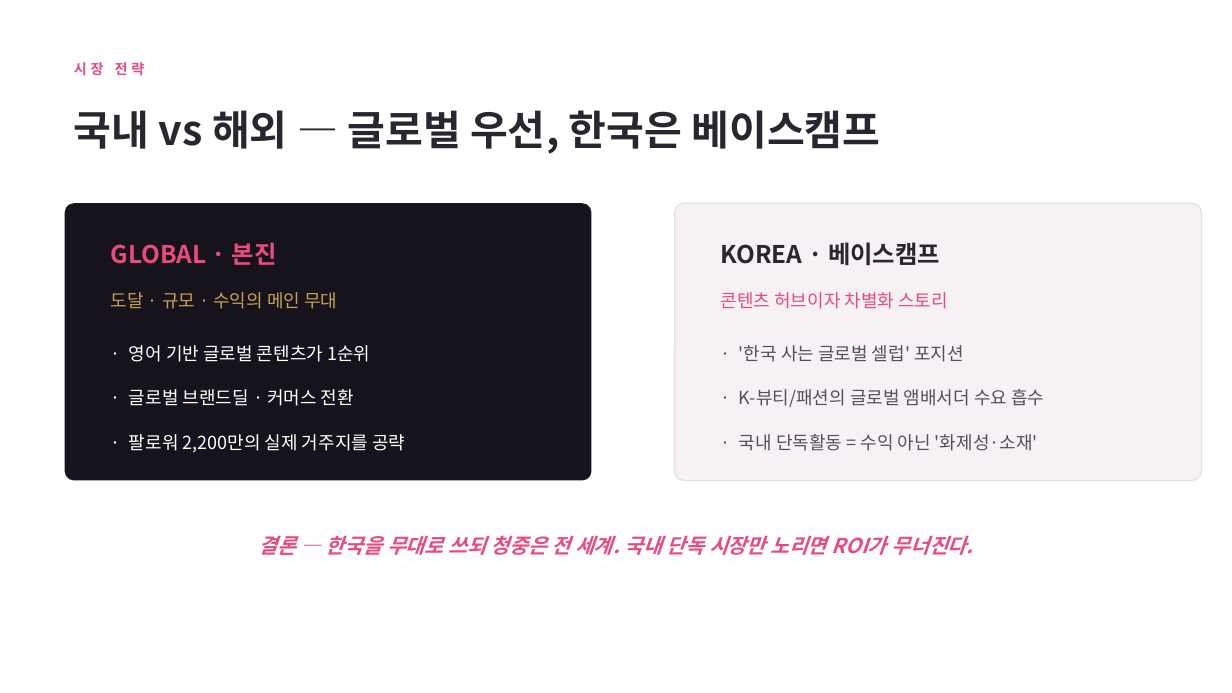
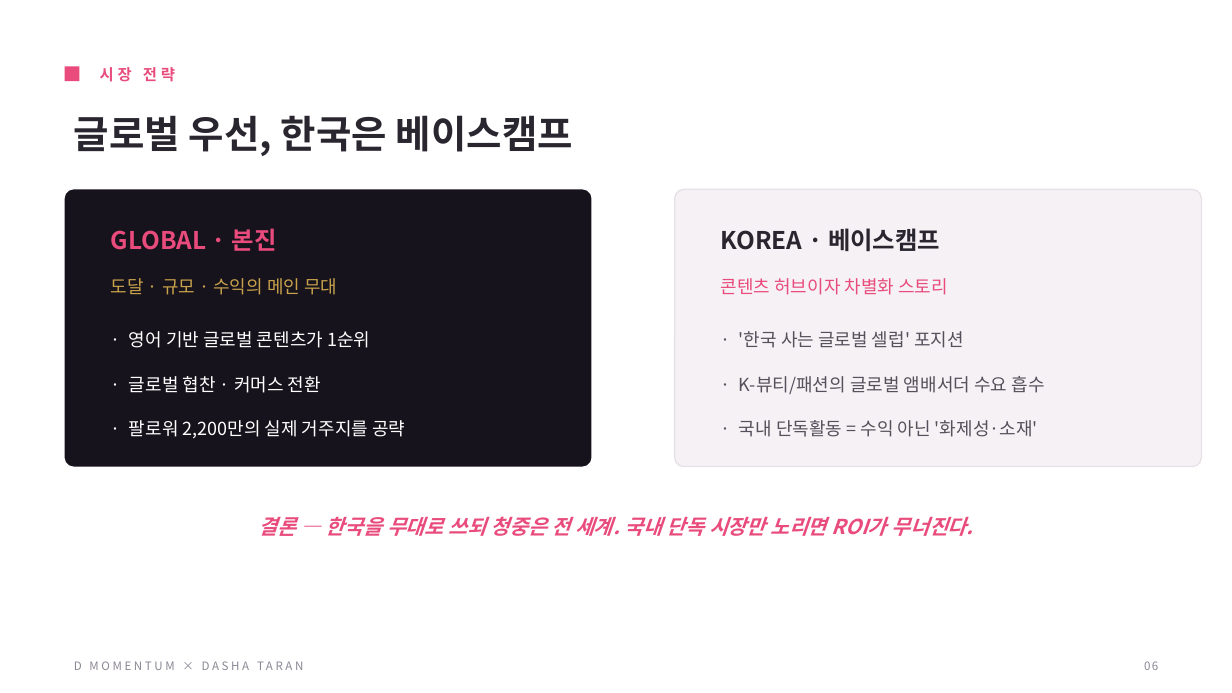
Before and after one commit to gimyedalm-collab/todo-list, a slide deck: slide 6 of dasha-momentum/다샤타란_D모멘텀_마케팅전략.pptx (slide 5 before the commit). Drawn at 1232x693 pixels with LibreOffice and Linux fonts; fonts in the diff are those of the drawing. Boxes give left, top, right and bottom in pixels: in the first picture for what was removed or moved away, otherwise in the second. Text is boxed around its words. In the diff, an @@ line names an element or a change of style, - is before the commit and + after.

```diff
--- a/dasha-momentum/다샤타란_D모멘텀_마케팅전략.pptx
+++ b/dasha-momentum/다샤타란_D모멘텀_마케팅전략.pptx
@@ text "시장 전략": place and size @@
-text "시장 전략" at <box>74,62,145,76</box>
+text "시장 전략" at <box>100,67,175,82</box>
@@ text "시장 전략" at <box>100,67,175,82</box>: size 11 to 12 pt @@
@@ rectangle added at <box>65,67,79,81</box>, fill #E84B7C @@
@@ text at <box>74,115,573,156</box>: text changed; size 32 to 30 pt @@
-국내 vs 해외 — 글로벌 우선, 한국은 베이스캠프
+글로벌 우선, 한국은 베이스캠프
@@ 9 texts, 2 rounded rectangles: place and size @@
-9 texts, 2 rounded rectangles at <box>65,203,1202,481</box>
+9 texts, 2 rounded rectangles at <box>65,189,1202,467</box>
@@ text at <box>129,376,321,393</box>: text changed @@
-· 글로벌 브랜드딜 · 커머스 전환
+· 글로벌 협찬 · 커머스 전환
@@ text "결론 — 한국을 무대로 쓰되 ...": place and size @@
-text "결론 — 한국을 무대로 쓰되 ..." at <box>258,535,973,555</box>
+text "결론 — 한국을 무대로 쓰되 ..." at <box>258,516,973,536</box>
@@ text added at <box>74,661,303,670</box>, 9 pt, text #8C8794 @@
+D MOMENTUM × DASHA TARAN
@@ text added at <box>1144,661,1158,670</box>, 9 pt, text #8C8794 @@
+06
```
Also in this commit, not shown: 7 other slides changed, 9 slides added, 1 slide removed, 1 other file.
